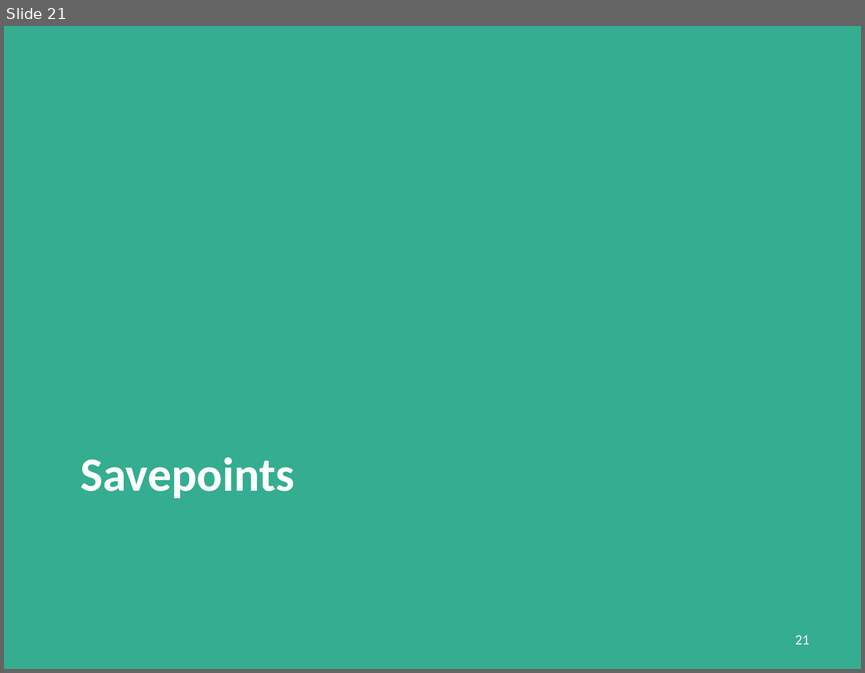
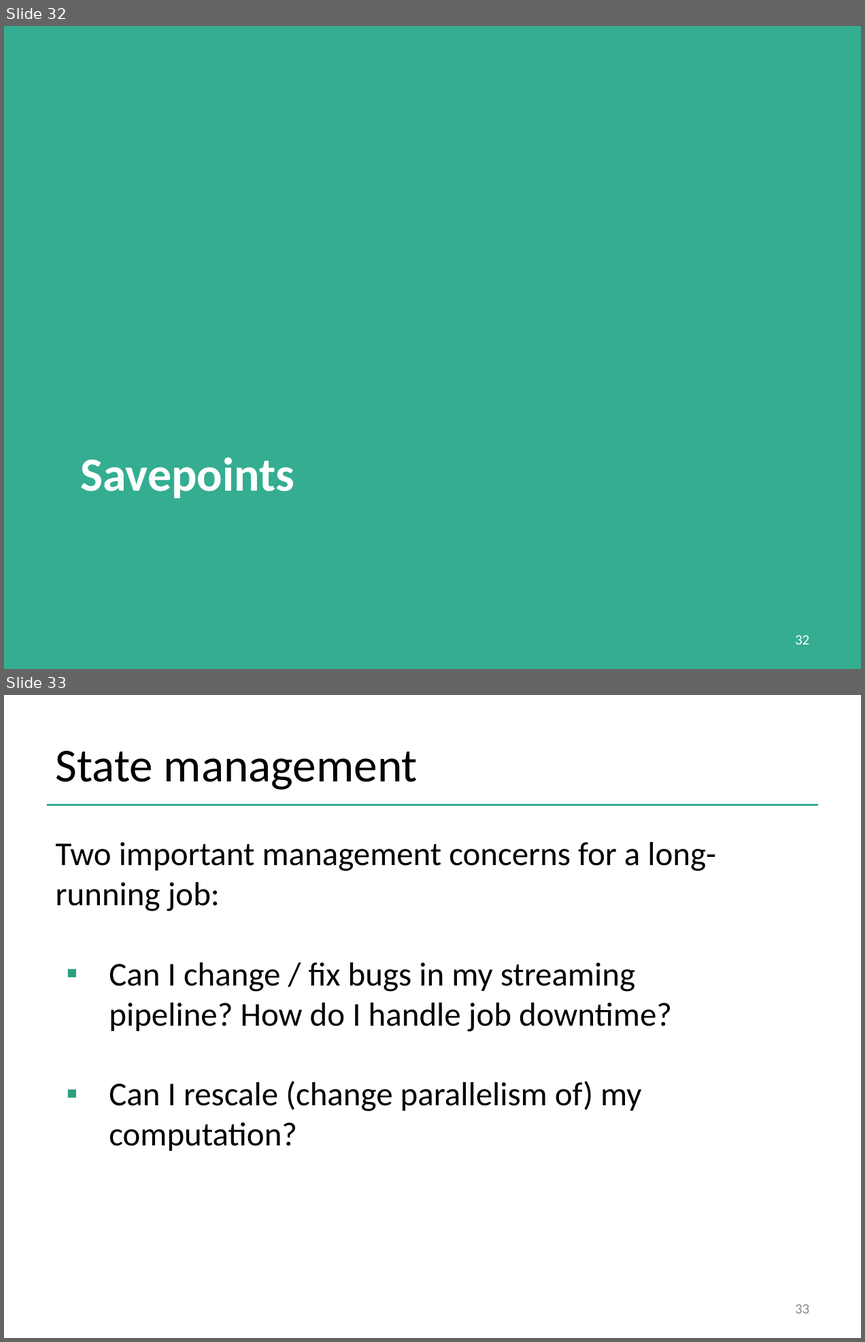
Before and after one commit to dataArtisans/flink-training-web, a slide deck: slides/flink_stream_statefulOps.pptx. Shown one above the other, each under a label of ours: slide 21 before the commit, slides 32 and 33 after it. The pictures are 865x673 and 865x1342 pixels, drawn with LibreOffice and Linux fonts; fonts in the diff are those of the drawing; background and template pictures are left out. Boxes give left, top, right and bottom in pixels: in the first picture for what was removed or moved away, otherwise in the second. Text is boxed around its words. In the diff, an @@ line names an element or a change of style, - is before the commit and + after.

```diff
--- a/slides/flink_stream_statefulOps.pptx
+++ b/slides/flink_stream_statefulOps.pptx
@@ slide 33 added at (4, 695, 861, 1338), background #FFFFFF @@
@@ title added at (56, 751, 417, 790), 39.6 pt, text #000000 @@
+State management
@@ line added from (47, 804) to (818, 804), #34AD91 2 pt @@
@@ text added at (56, 842, 716, 1151), 28 pt, text #000000 @@
+Two important management concerns for a long-running job:
+▪ Can I change / fix bugs in my streaming pipeline? How do I handle job downtime?
+▪ Can I rescale (change parallelism of) my computation?
@@ page number added at (795, 1304, 809, 1313), 12 pt, text #888888 @@
+33
@@ what was slide 21 is now slide 32 @@
@@ page number at (795, 635, 809, 644): text changed @@
-21
+32
```
Also in this commit, not shown: 4 slides changed, 16 other slides added, 1 slide removed, 6 other files.
